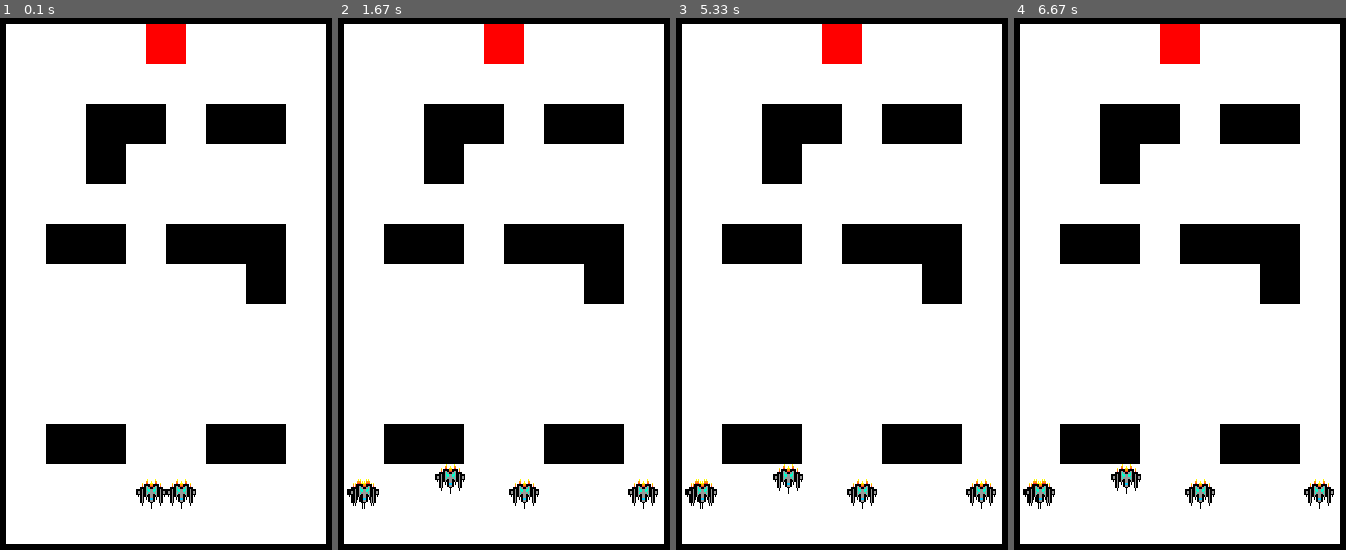
Above: before the commit, frames 1-4 (left to right).
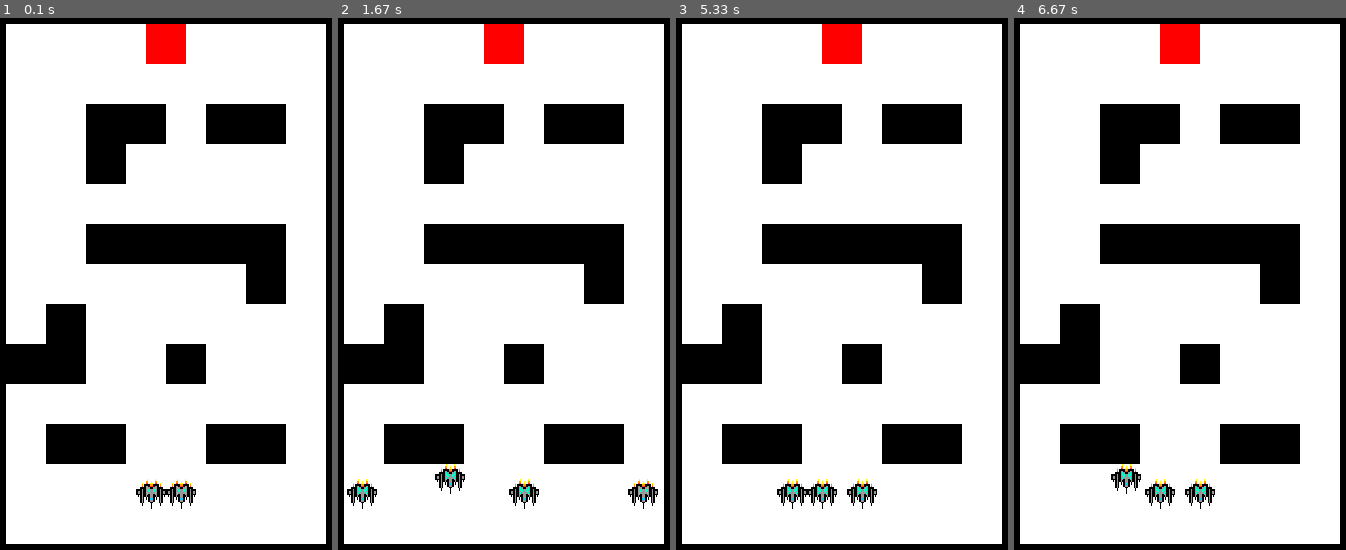
Above: after the commit, the same moments.

Repository: ZacharyGott/Pygame-GeneticAlgo
Game: pygame game, started from gen algo game (2).py
The game is run twice, just before and just after one commit, with the same random seed, the same clock (stepped at 60 frames per second) and the same inputs.
Inputs:
- Up to frame 1 (0.1 s): no input
- Up to frame 2 (1.67 s): no input
- Up to frame 3 (5.33 s): tap Enter at 4.83, 5.17 s
- Up to frame 4 (6.67 s): tap Enter every 0.33 s from 5.5 to 6.5 s

The runs differ from the first frame. In frame 1, 5.4% of the frame differs, in the area x 1-63%, y 38-69%; in frame 2, 5.6%; in frame 3, 6.7%, in the area x 1-97%, y 38-93%; in frame 4, 6.3%.

Commit message:
Finished GA
Finished all of the genetic functions

Diff:
--- a/gen algo game (2).py
+++ b/gen algo game (2).py
@@ -130,10 +130,10 @@
     'W  WW WW W',
     'W  W     W',
     'W        W',
-    'W WW WWW W',
+    'W  WWWWW W',
     'W      W W',
-    'W        W',
-    'W        W',
+    'W W      W',
+    'WWW  W   W',
     'W        W',
     'W WW  WW W',
     'W        W',
@@ -356,26 +356,62 @@
 
 # In[8]:
 
+numOfWin = 0
+
 # Genetic Functions
-
-def fitness():
-    pass
-
-def selection():
-    pass
-
-def crossover():
-    pass
-
-def mutation():
-    pass
 
 def distribution():
     pass
 
+def mutation(losers):
+
+    for i in losers:
+        if random.choice(range(0,100)) < 20:
+            i.chromosome[random.choice(range(0, 12))] = random.choice(range(0,1000))
+
+def crossover(winners, losers):
+
+    crossPoint = random.choice(range(0, 11))
+
+    chrom1 = winners[1].chromosome[0:crossPoint] + winners[0].chromosome[crossPoint:]
+    chrom2 = winners[0].chromosome[0:crossPoint] + winners[1].chromosome[crossPoint:]
+
+    for i in losers[0:3]:
+        i.chromosome = chrom1
+    for i in losers[3:]:
+        i.chromosome = chrom2
+
+    print(winners[1].chromosome)
+    mutation(losers)
+
+def fitness():
+
+    tempWinnerList = []
+    loserList = []
+
+    fitList = []
+
+    for i in botList:
+        i.fitness = 1000-i.sensObj
+        fitList.insert(len(fitList), i.fitness)
+    fitList.sort()
+    highestList = fitList[-2:]
+
+    for i in highestList:
+        for n in botList:
+            if n.fitness == i:
+                tempWinnerList.insert(len(tempWinnerList), n)
+    winnerList = tempWinnerList[0:2]
+
+    for i in botList:
+        if i not in winnerList:
+            loserList.insert(len(loserList), i)
+
+    crossover(winnerList, loserList)
+
+
 # Function for the game loop
 
-numOfWin = 0
 timer = 0
 
 def gameloop():
@@ -396,14 +432,11 @@
         for i in botList:
             i.canMove = False
 
+        timer = 0
+
+        fitness()
+
         numOfWin = 0
-        timer = 0
-
-        fitness()
-        selection()
-        crossover()
-        mutation()
-        distribution()
 
         for i in botList:
             i.xPos = (width * .5) - 15
@@ -429,7 +462,7 @@
 
             if abs(targMid[0]-i.selfCenter[0]) <= 35 and abs(targMid[1]-i.selfCenter[1]) <=35:
                 if numOfWin < 2:
-                    i.fitness = 1000 - numOfWin
+                    #i.fitness = 10000 - numOfWin
                     numOfWin += 1
 
             # Disables movement if bots are outside of boundaries
@@ -529,9 +562,9 @@
         for wall in walls:
             pygame.draw.rect(screen, (black), wall.rect)
         timer += 1
-        if timer > 209:
+        if timer > 149:
             roundEnd()
-        print(timer)
+        #print(bot1.sensObj)
         pygame.display.update()
         clock.tick(30)
 
